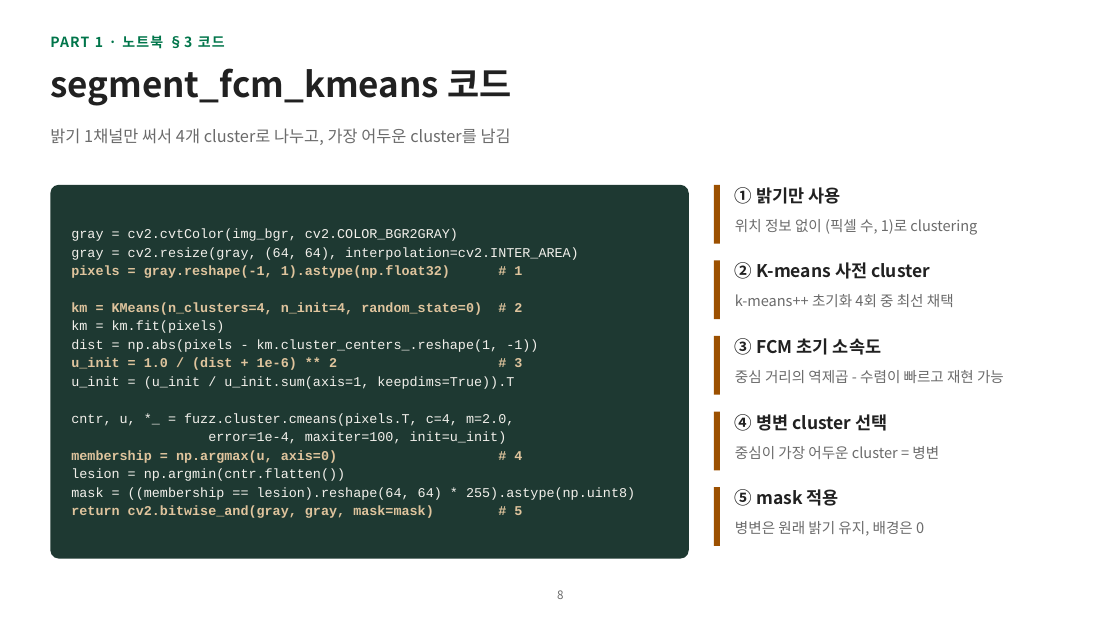
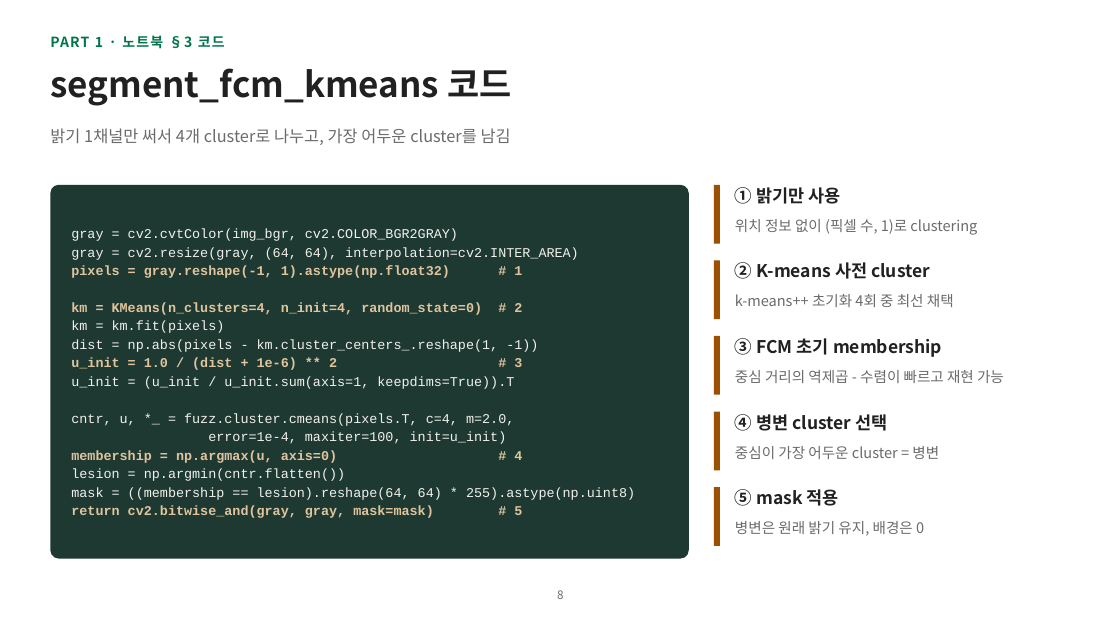
Before and after one commit to hyunhp/skin_disease_qml, a slide deck: slide 8 of practice/day2_slides/day2_practice_slides.pptx. Drawn at 1120x630 pixels with LibreOffice and Linux fonts; fonts in the diff are those of the drawing. Boxes give left, top, right and bottom in pixels: in the first picture for what was removed or moved away, otherwise in the second. Text is boxed around its words. In the diff, an @@ line names an element or a change of style, - is before the commit and + after.

```diff
--- a/practice/day2_slides/day2_practice_slides.pptx
+++ b/practice/day2_slides/day2_practice_slides.pptx
@@ text at bbox=[735, 338, 942, 357]: text changed @@
-③ FCM 초기 소속도
+③ FCM 초기 membership
```
Also in this commit, not shown: 11 other slides changed, 13 other files.
